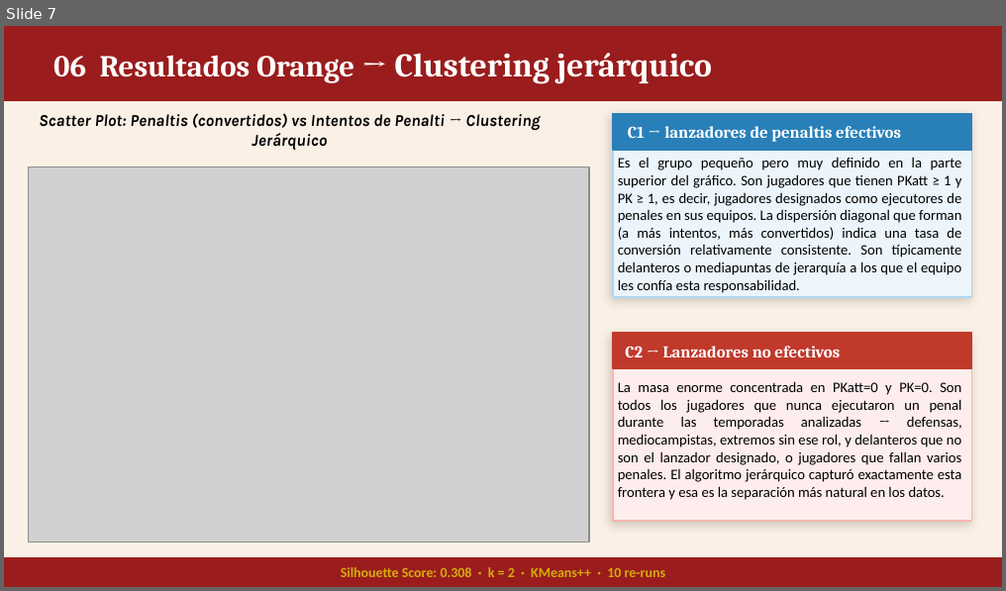
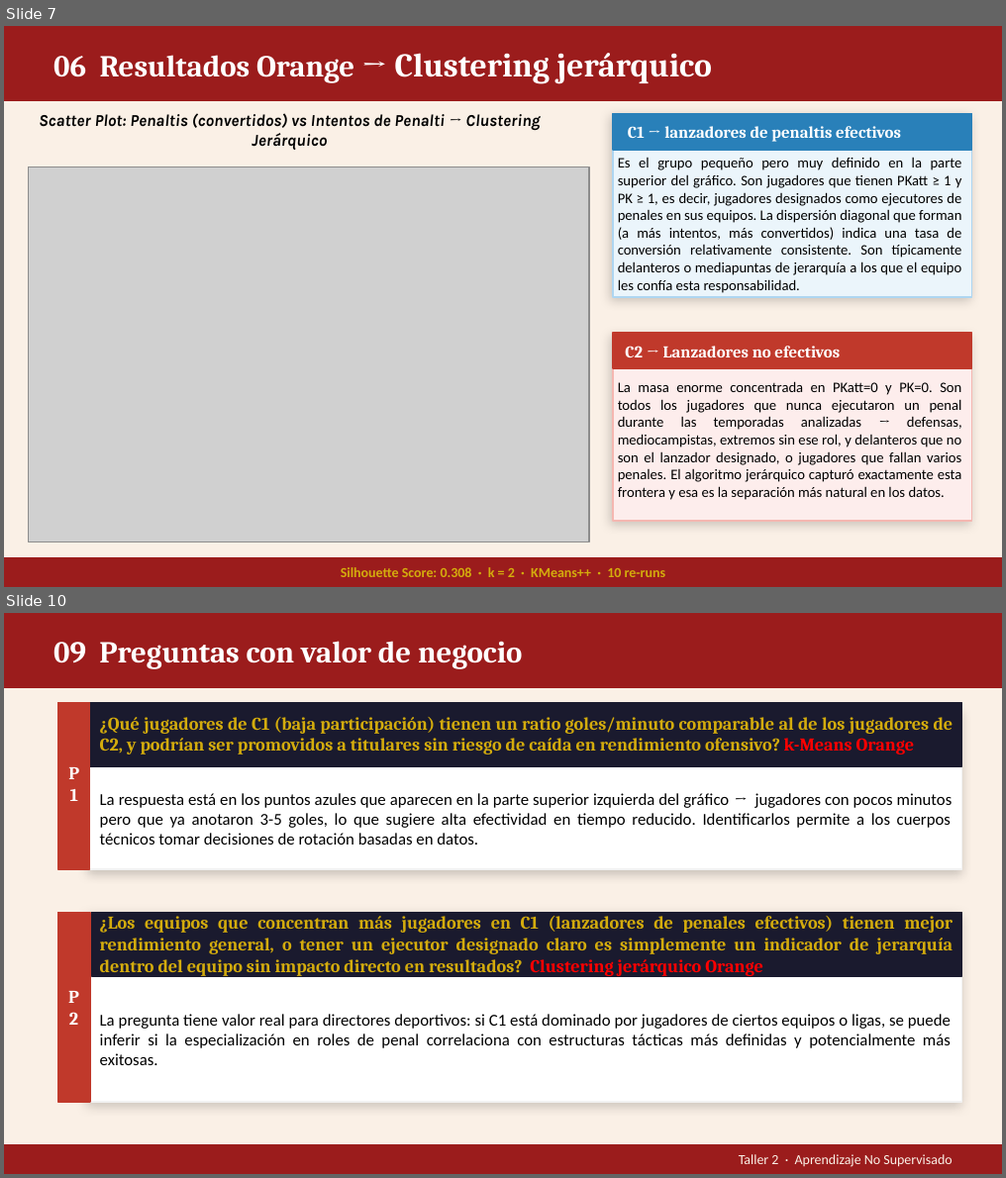
Before and after one commit to SebasMartinez21/Aprendizaje_no_supervisado_Mineria, a slide deck: Presentacion Clustering Futbol Europeo.pptx. Shown one above the other, each under a label of ours: slide 7 before the commit, slides 7 and 10 after it; the slides between them are not shown. The pictures are 1006x591 and 1006x1178 pixels, drawn with LibreOffice and Linux fonts; fonts in the diff are those of the drawing; grey boxes stand for pictures. Boxes give left, top, right and bottom in pixels: in the first picture for what was removed or moved away, otherwise in the second. Text is boxed around its words. In the diff, an @@ line names an element or a change of style, - is before the commit and + after.

```diff
--- a/Presentacion Clustering Futbol Europeo.pptx
+++ b/Presentacion Clustering Futbol Europeo.pptx
@@ slide 10 added at [4,613,1002,1174], background #FAF0E6 @@
@@ rectangle added at [4,613,1002,688], fill #9B1C1C, outline #9B1C1C 1 pt @@
@@ text added at [54,641,523,669], 22 pt, text #FFFFFF, bold @@
+09 Preguntas con valor de negocio
@@ rectangle added at [57,703,90,869], fill #C0392B, outline #C0392B 1 pt @@
@@ rectangle added at [90,710,962,869], fill #FFFFFF, outline #F2F2F2 1 pt @@
@@ rectangle added at [90,703,962,766], fill #1A1A2E, outline #1A1A2E 1 pt @@
@@ text added at [100,717,953,755], 13 pt, text #D4AC0D, bold @@
+¿Qué jugadores de C1 (baja participación) tienen un ratio goles/minuto comparable al de los jugadores de C2, y podrían ser promovidos a titulares sin riesgo de caída en rendimiento ofensivo? k-Means Orange
@@ text added at [57,762,90,805], 13 pt, text #FFFFFF, bold @@
+P1
@@ text added at [100,793,952,845], 12 pt, text #000000 @@
+La respuesta está en los puntos azules que aparecen en la parte superior izquierda del gráfico → jugadores con pocos minutos pero que ya anotaron 3-5 goles, lo que sugiere alta efectividad en tiempo reducido. Identificarlos permite a los cuerpos técnicos tomar decisiones de rotación basadas en datos.
@@ rectangle added at [57,912,90,1102], fill #C0392B, outline #C0392B 1 pt @@
@@ rectangle added at [90,912,962,1102], fill #FFFFFF, outline #F2F2F2 1 pt @@
@@ rectangle added at [92,912,962,976], fill #1A1A2E, outline #1A1A2E 1 pt @@
@@ text added at [100,916,953,976], 13 pt, text #D4AC0D, bold @@
+¿Los equipos que concentran más jugadores en C1 (lanzadores de penales efectivos) tienen mejor rendimiento general, o tener un ejecutor designado claro es simplemente un indicador de jerarquía dentro del equipo sin impacto directo en resultados? Clustering jerárquico Orange
@@ text added at [57,986,90,1028], 13 pt, text #FFFFFF, bold @@
+P2
@@ text added at [100,1014,950,1065], 12 pt, text #000000 @@
+La pregunta tiene valor real para directores deportivos: si C1 está dominado por jugadores de ciertos equipos o ligas, se puede inferir si la especialización en roles de penal correlaciona con estructuras tácticas más definidas y potencialmente más exitosas.
@@ rectangle added at [4,1145,1002,1173], fill #9B1C1C, outline #9B1C1C 1 pt @@
@@ text added at [739,1155,951,1167], 10 pt, text #FAF0E6 @@
+Taller 2 · Aprendizaje No Supervisado
```
Also in this commit, not shown: 4 slides changed, 1 other slide added, 1 slide removed, 3 other files.
